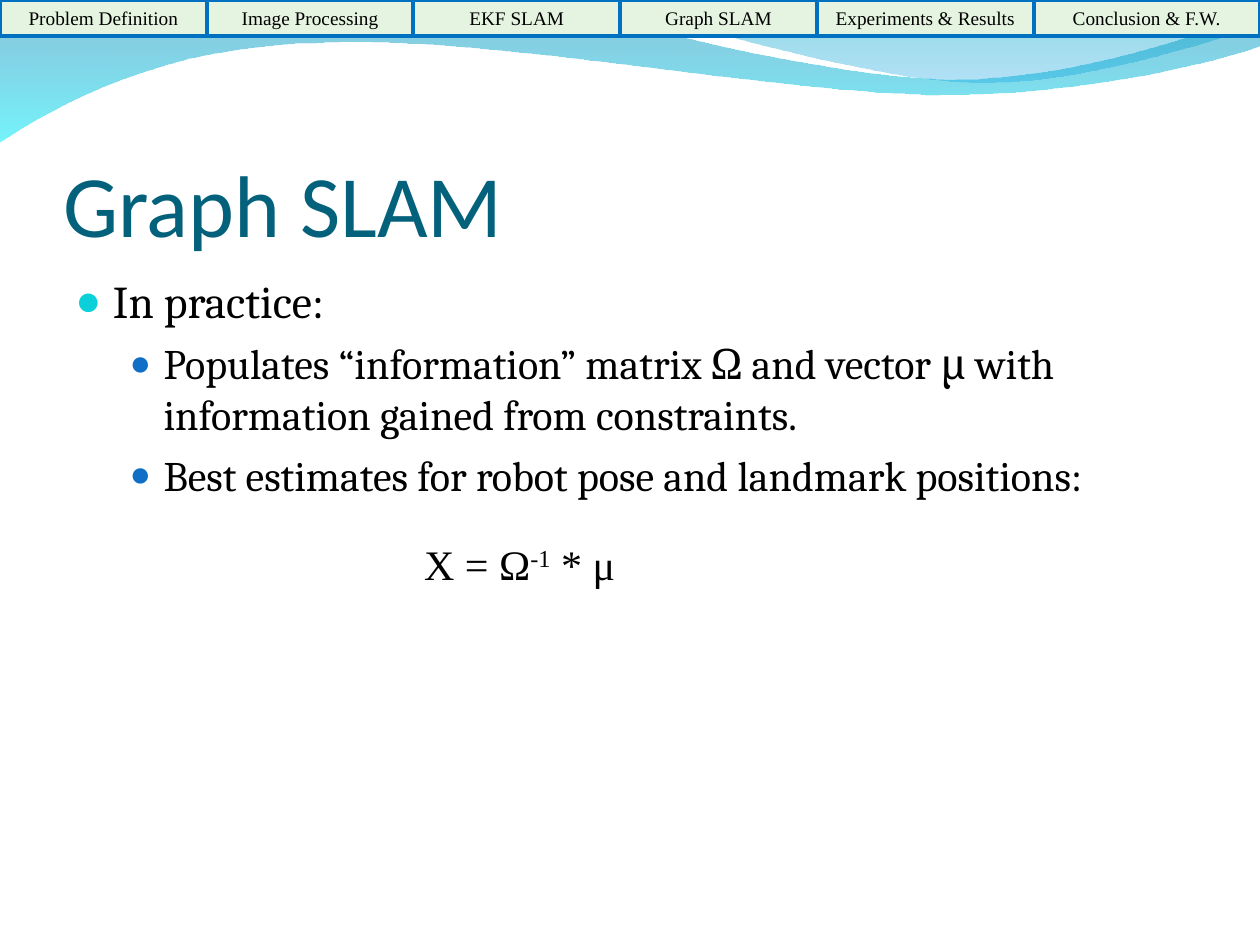
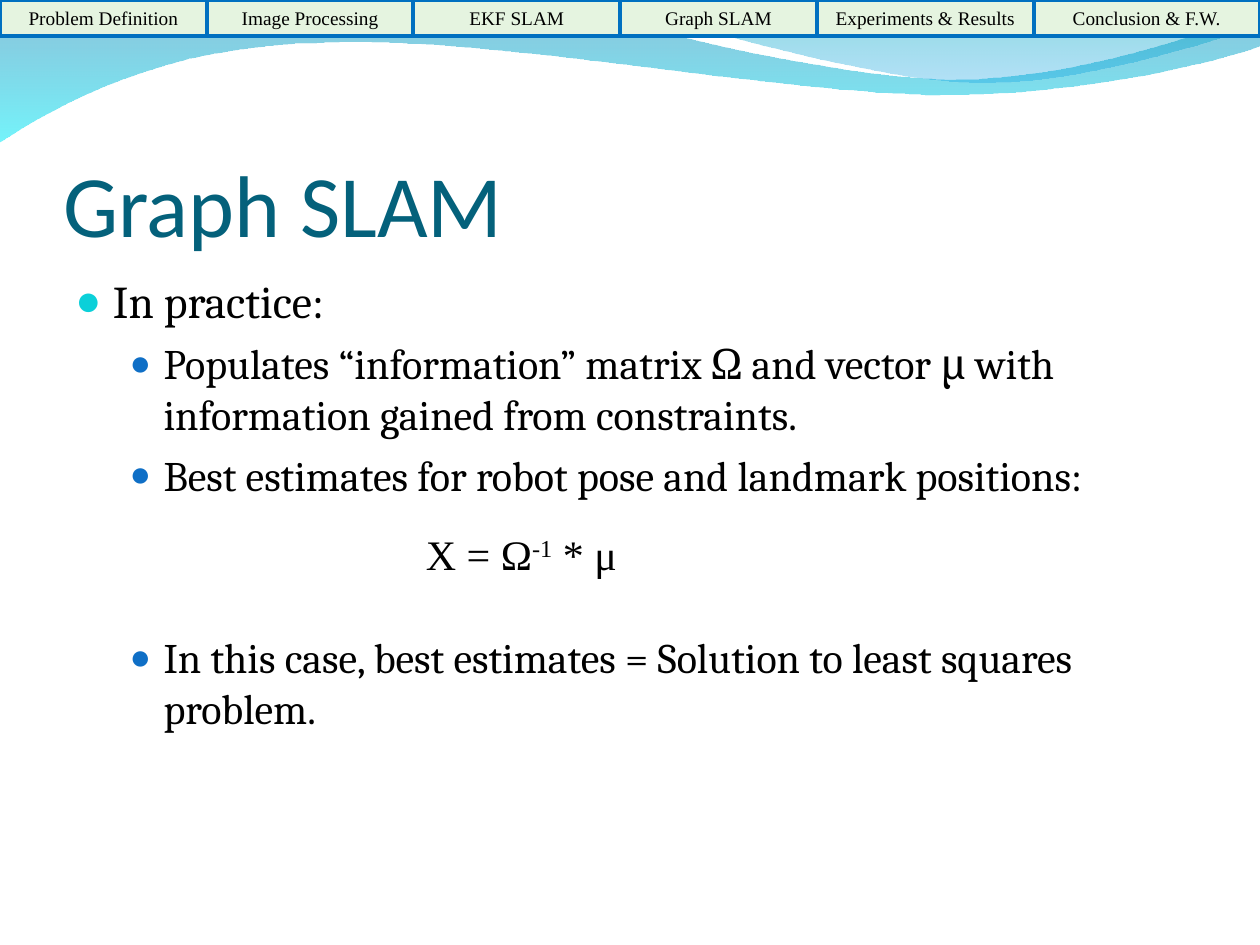
Before and after one commit to HerkyJerky/NAO-ALPHA-AS-FUCK-ROBOTS, a slide deck: slide 11 of Presentation Parts/Final Presentation.ppt. Drawn at 1260x945 pixels with LibreOffice and Linux fonts; fonts in the diff are those of the drawing; background and template pictures are left out. Boxes give left, top, right and bottom in pixels: in the first picture for what was removed or moved away, otherwise in the second. Text is boxed around its words. In the diff, an @@ line names an element or a change of style, - is before the commit and + after.

```diff
--- a/Presentation Parts/Final Presentation.ppt
+++ b/Presentation Parts/Final Presentation.ppt
@@ text "X = Ω-1 * μ": place and size @@
-text "X = Ω-1 * μ" at (424, 551, 616, 589)
+text "X = Ω-1 * μ" at (426, 541, 617, 579)
@@ text at (164, 643, 1072, 733): paragraph added @@
+  ● In this case, best estimates = Solution to least squares problem.
```
Also in this commit, not shown: 4 other slides changed.
